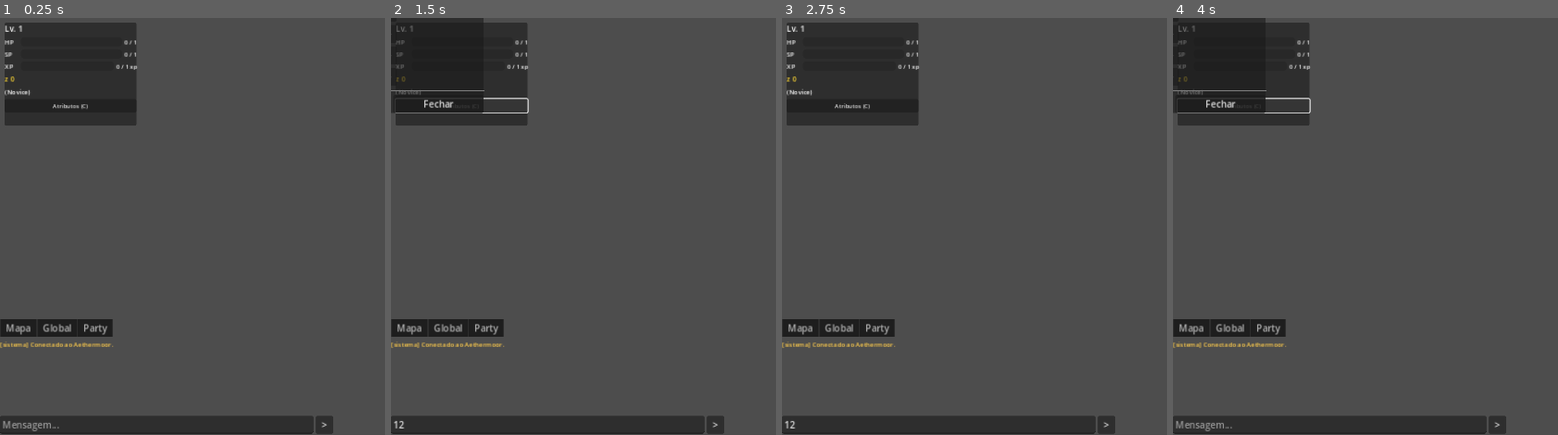
Above: before the commit, frames 1-4 (left to right).
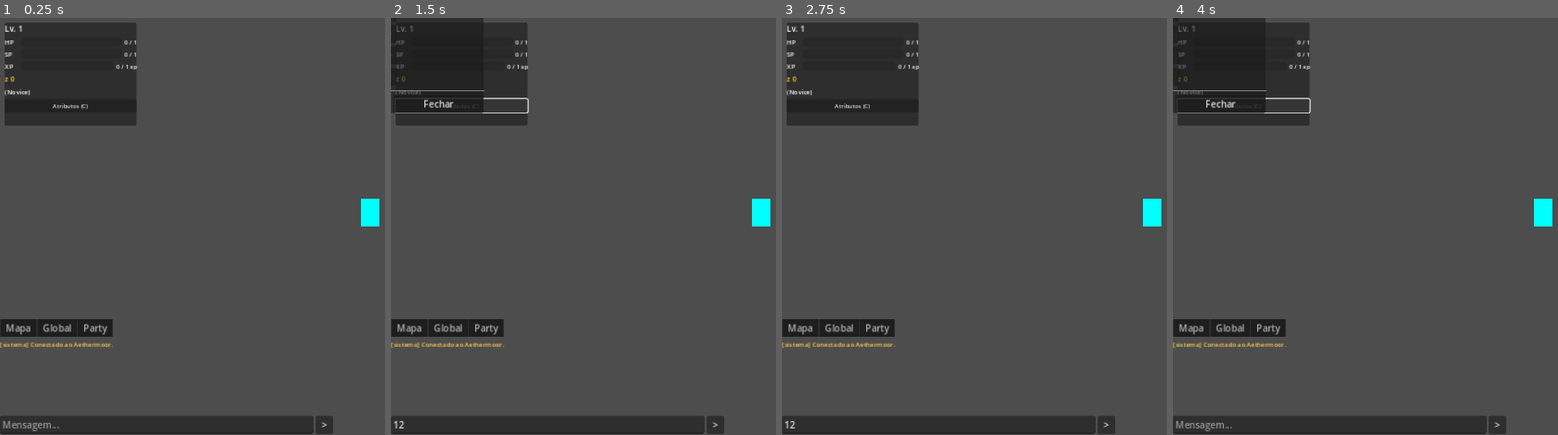
Above: after the commit, the same moments.

Repository: renash2me/Game-1.0
Game: Godot game, scene res://scenes/game_world.tscn
Same seed, same stepped clock (60 frames per second), same inputs: the game is played once before the commit and once after it. This scene is started directly instead of the project's main scene.
Inputs (mouse positions are in pixels of both pictures, inside the frame that each line leads up to):
- Up to frame 1 (0.25 s): no input
- Up to frame 2 (1.5 s): click (548, 426) at 0.52 s; type "12" at 0.6 s; click "Atributos (C)" at 1.25 s
- Up to frame 3 (2.75 s): click "Fechar" at 2 s
- Up to frame 4 (4 s): click ">" at 2.75 s; click "Atributos (C)" at 3.5 s

The runs differ from the first frame. In frame 1, 0.3% of the frame differs, in the area x 93-99%, y 43-50%; in frame 2, 0.3%; in frame 3, 0.3%; in frame 4, 0.3%.
Error before the commit: Parse Error: Cannot infer the type of "d" variable because the value doesn't have a set type. (res://scripts/ui/game_world.gd:105)

Commit message:
fix(client): corrige inferencia de tipo Variant em game_world.gd (Godot 4.7)
Linha 105: var d := mob_node.position... falha porque mob_node e Variant.
Substituido por var d: float = e var dn_dist: float = para declaracao explicita.

Co-Authored-By: Claude Sonnet 4.6 <noreply@anthropic.com>
Claude-Session: https://claude.ai/code/session_01KzEqHDrWbGyHQtNhqA5Y96

Diff:
--- a/client/scripts/ui/game_world.gd
+++ b/client/scripts/ui/game_world.gd
@@ -102,7 +102,7 @@
 	var best_dist := 80.0  # alcance máximo em pixels
 	for instance_id in _mobs:
 		var mob_node = _mobs[instance_id]
-		var d := mob_node.position.distance_to(pos)
+		var d: float = mob_node.position.distance_to(pos)
 		if d < best_dist:
 			best_dist = d
 			best_id = instance_id
@@ -116,8 +116,9 @@
 	var best_dist := 60.0
 	for drop_id in _drops:
 		var dn = _drops[drop_id]
-		if dn.position.distance_to(pos) < best_dist:
-			best_dist = dn.position.distance_to(pos)
+		var dn_dist: float = dn.position.distance_to(pos)
+		if dn_dist < best_dist:
+			best_dist = dn_dist
 			best_id = drop_id
 	if best_id != "":
 		WsClient.send({"type": "PICKUP", "payload": {"drop_id": best_id}})
